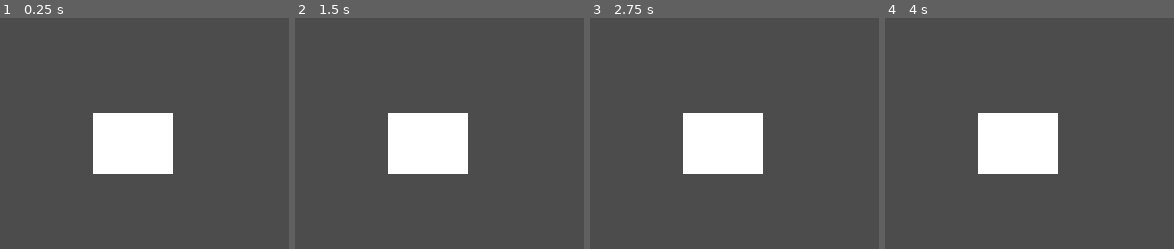
Above: before the commit, frames 1-4 (left to right).
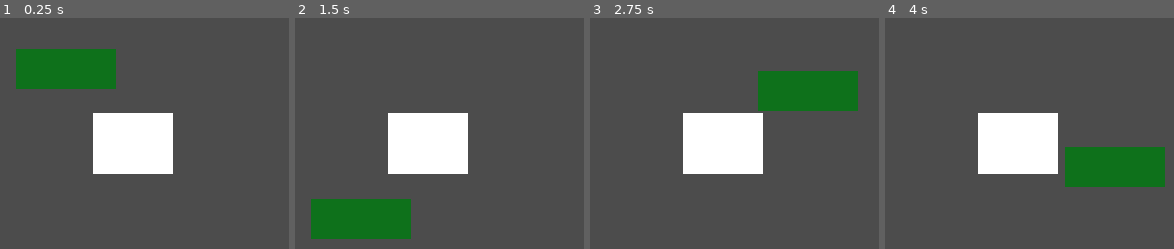
Above: after the commit, the same moments.

Repository: honoriocassiano/the-silent-protector-simulator
Game: Godot game, scene res://Main.tscn
Two runs of this game, one before a commit and one after it. Both use one fixed random seed, a clock stepped at 60 frames per second and the inputs below.
Inputs (mouse positions are in pixels of both pictures, inside the frame that each line leads up to):
- Up to frame 1 (0.25 s): no input
- Up to frame 2 (1.5 s): tap Enter at 0.5 s; move the mouse to (outside the picture) at 0.52 s; hold Right (move_right) 0.53-1.28 s; tap Space at 1.25 s; move the mouse to (401, 175) at 1.27 s; hold Down (move_down) from 1.28 s (still down)
- Up to frame 3 (2.75 s): tap Enter at 2 s; move the mouse to (outside the picture) at 2.02 s; release Down (move_down) at 2.03 s; hold Right (move_right) from 2.03 s (still down)
- Up to frame 4 (4 s): tap Space at 2.75 s; move the mouse to (outside the picture) at 2.77 s; release Right (move_right) at 2.78 s; hold Up (move_up) 2.78-3.53 s; tap Enter at 3.5 s; move the mouse to (outside the picture) at 3.52 s; hold Left (move_left) from 3.53 s (still down)

The runs differ from the first frame. In frame 1, 6.0% of the frame differs, in the area x 5-41%, y 13-31%; in frame 2, 6.0%; in frame 3, 6.0%; in frame 4, 6.0%.

Commit message:
Implement soldier movimentation around Bed

Diff:
--- a/Bed.gd
+++ b/Bed.gd
@@ -2,12 +2,16 @@
 
 export var speed = 50
 var screen_size
+
+signal position_ready(pos)
 
 func _ready():
 	screen_size = get_viewport_rect().size
 
 	position.x = screen_size.x / 3
 	position.y = screen_size.y / 2
+
+	emit_signal("position_ready", position)
 
 #	TODO Hide when game start
 #	hide()
--- /dev/null
+++ b/Main.gd
@@ -0,0 +1,21 @@
+extends Node
+
+var bedPosition
+
+# Declare member variables here. Examples:
+# var a = 2
+# var b = "text"
+
+
+# Called when the node enters the scene tree for the first time.
+func _ready():
+	pass # Replace with function body.
+
+
+# Called every frame. 'delta' is the elapsed time since the previous frame.
+#func _process(delta):
+#	pass
+
+
+func _on_Bed_position_ready(pos):
+	bedPosition = pos
--- a/Main.tscn
+++ b/Main.tscn
@@ -1,8 +1,17 @@
-[gd_scene load_steps=2 format=2]
+[gd_scene load_steps=5 format=2]
 
 [ext_resource path="res://Bed.tscn" type="PackedScene" id=1]
+[ext_resource path="res://Soldier.gd" type="Script" id=2]
+[ext_resource path="res://Soldier.tscn" type="PackedScene" id=3]
+[ext_resource path="res://Main.gd" type="Script" id=4]
 
 [node name="Main" type="Node"]
+script = ExtResource( 4 )
 
-[node name="Area2D" parent="." instance=ExtResource( 1 )]
-position = Vector2( 160.638, 144.498 )
+[node name="Bed" parent="." instance=ExtResource( 1 )]
+position = Vector2( 228.715, 223.253 )
+
+[node name="Soldier" parent="." instance=ExtResource( 3 )]
+position = Vector2( 230.927, 384.434 )
+script = ExtResource( 2 )
+[connection signal="position_ready" from="Bed" to="." method="_on_Bed_position_ready"]
--- /dev/null
+++ b/Soldier.gd
@@ -0,0 +1,52 @@
+extends Area2D
+
+const DISTANCE_FROM_BED = 100.0
+#var bedPosition = Vector2()
+
+# Declare member variables here. Examples:
+# var a = 2
+# var b = "text"
+
+
+# Called when the node enters the scene tree for the first time.
+func _ready():
+	pass
+#	var bed = get_parent().get_node("Bed")
+#
+#	global bedPositon = bed.position
+
+
+# Called every frame. 'delta' is the elapsed time since the previous frame.
+func _process(delta):
+
+	var mousePosition = get_global_mouse_position()
+	var bed = get_parent().get_node("Bed")
+	var bedPosition = bed.position
+
+	var distance = bedPosition.distance_to(mousePosition)
+
+#	var diff = mousePosition - bedPositon
+
+	var cosine = (mousePosition.x - bedPosition.x) / distance
+	var sine = (mousePosition.y - bedPosition.y) / distance
+
+#	position.x = cosine * DISTANCE_FROM_BED + bedPosition.x
+#	position.y = sine * DISTANCE_FROM_BED + bedPosition.y
+
+	position.x = cosine * DISTANCE_FROM_BED + bedPosition.x
+	position.y = sine * DISTANCE_FROM_BED + bedPosition.y
+
+#	print_debug(distance)
+#	print_debug(cosine, sine)
+#	print_debug(position)
+
+#	var angle = atan2(diff.y, diff.x)
+#	var tangent = diff.y / diff.x
+
+#	print_debug(angle)
+
+#	position = bedPosition
+#	position = mousePosition
+
+func _on_Bed_position_ready(pos):
+	pass # Replace with function body.
--- /dev/null
+++ b/Soldier.tscn
@@ -0,0 +1,20 @@
+[gd_scene load_steps=2 format=2]
+
+[sub_resource type="RectangleShape2D" id=1]
+extents = Vector2( 50, 20 )
+
+[node name="Area2D" type="Area2D"]
+
+[node name="CollisionShape2D" type="CollisionShape2D" parent="."]
+shape = SubResource( 1 )
+
+[node name="ColorRect" type="ColorRect" parent="."]
+anchor_bottom = 50.0
+margin_left = -50.0
+margin_top = -20.0
+margin_right = 50.0
+margin_bottom = 20.0
+color = Color( 0.054902, 0.443137, 0.105882, 1 )
+__meta__ = {
+"_edit_use_anchors_": false
+}
